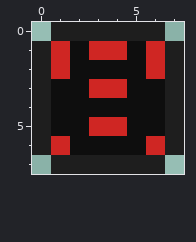
Pixel-art sprite: Resources/Textures/_SCP/Interface/Misc/scp_job_icons.rsi/ContainmentOverseer.png. That is the earlier state.
The file is 32x32 pixels. The old version is drawn lined up with the new one, on the new canvas.
Now the later version:
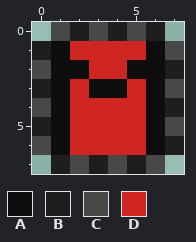
Palette (. is transparent): A #0e0e0e  B #1e1e1e  C #484848  D #cf2623
What changed:
canvas 32x32 -> 8x8 (the part of the old canvas that was cut away was empty and is not shown)
Colour D gives way to colour A in rows 1 to 2 at x 1 and 6; in row 3 at x 3 to 4; in row 6 at x 1 and 6.
Colour B gives way to colour C in row 0 at x 1, 3 and 5; in row 1 at x 7; in row 2 at x 0; in row 3 at x 7; in row 4 at x 0; in row 5 at x 7.
Colour B gives way to colour C in row 6 at x 0; in row 7 at x 2, 4 and 6.
Colour A gives way to colour D in row 1 at x 2 and 5; in row 2 at x 3 to 4; in row 3 at x 2 and 5; in row 4 at x 2 to 5; in row 5 at x 2 and 5; in row 6 at x 2 to 5.
